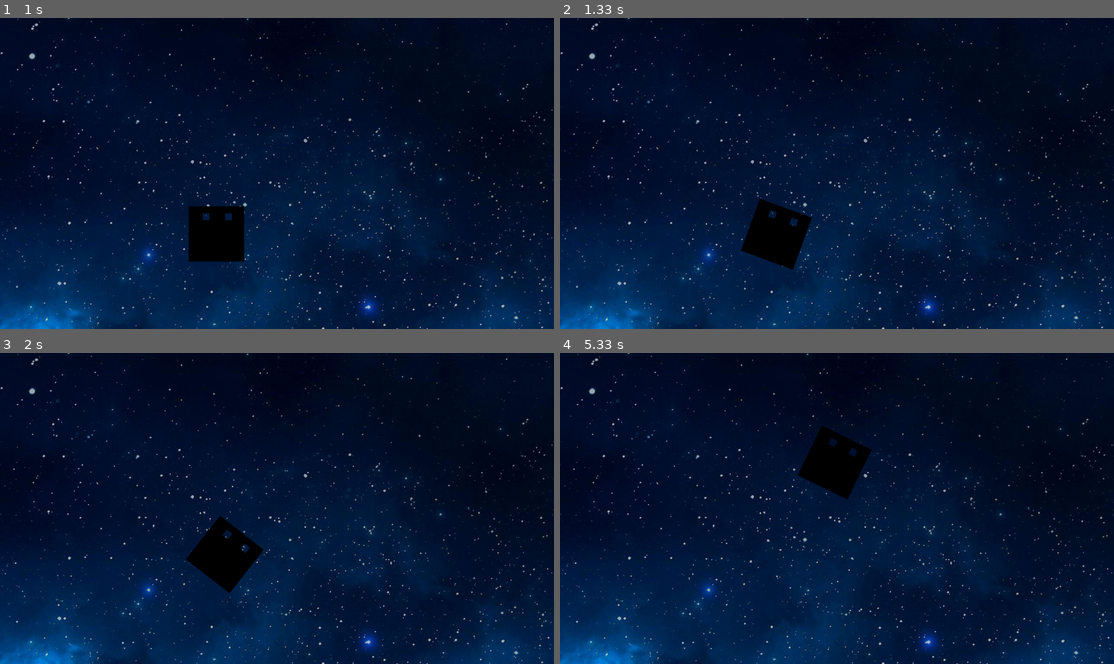
Above: before the commit, frames 1-4 (two rows, left to right).
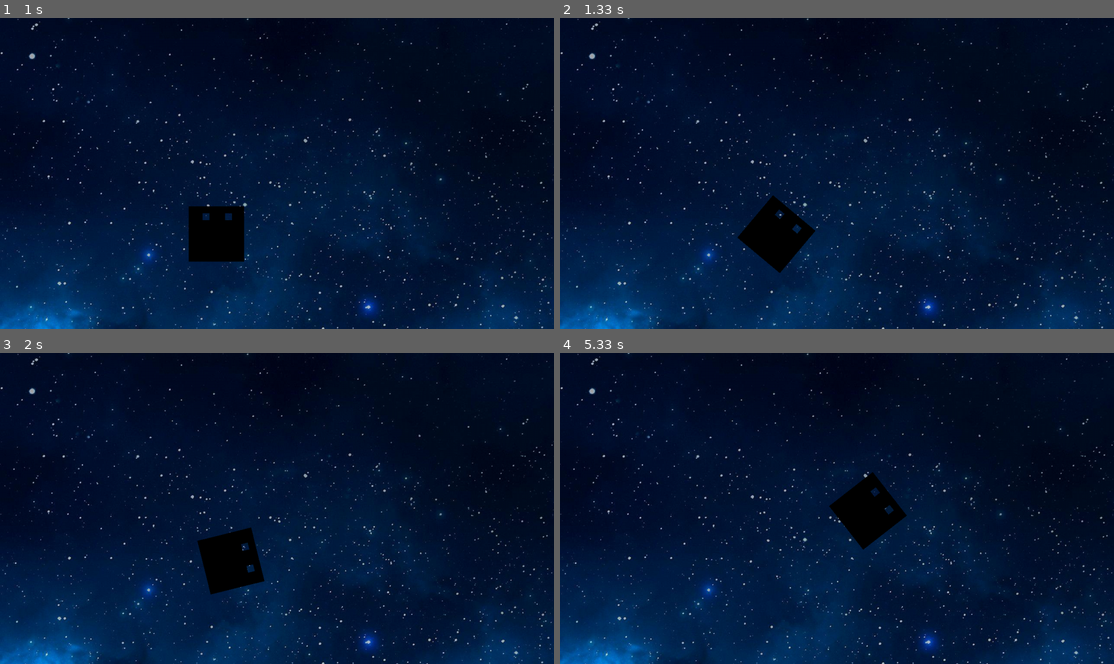
Above: after the commit, the same moments.

Repository: williamjamesj/pygame-project-williamjamesj
Game: pygame game, started from main.py
The game is run twice, just before and just after one commit, with the same random seed, the same clock (stepped at 60 frames per second) and the same inputs.
Inputs (mouse positions are in pixels of both pictures, inside the frame that each line leads up to):
- Up to frame 1 (1 s): click (277, 142) at 0.38 s; click (232, 129) at 0.72 s
- Up to frame 2 (1.33 s): hold Right from 1 s (still down); move the mouse to (1014, 164) at 1.03 s
- Up to frame 3 (2 s): release Right at 1.47 s; hold Up 1.5-1.8 s; hold Right from 1.83 s (still down)
- Up to frame 4 (5.33 s): release Right at 2.3 s; hold Left 2.33-2.87 s; hold Down 2.9-3.2 s; hold Left 3.23-3.63 s; hold Up 3.67-4.03 s; hold Right 4.07-4.7 s; hold Down 4.73-5.1 s; hold Left from 5.13 s (still down)

Frame 1 is identical in both runs. In frame 2, 0.6% of the frame differs, in the area x 32-47%, y 57-83%; in frame 3, 0.8%; in frame 4, 3.4%, in the area x 42-63%, y 23-64%.

Commit message:
max speed now works

Diff:
--- a/gameplay.py
+++ b/gameplay.py
@@ -3,16 +3,21 @@
 import buttons
 import globalvariables as globals
 from spaceship import Spaceship
+import math
 def playGame(level):
     globals.allobjects = pygame.sprite.Group()
     globals.gamestage = "game"
     globals.level = level
     print(level)
     globals.screen.blit(globals.backgroundpicture, (0,0))
-    globals.playerspaceship = Spaceship([500,500],"banana",50,0.1,0)
+    globals.playerspaceship = Spaceship([500,500],"banana",10,0.1,0,2)
     globals.allobjects.add(globals.playerspaceship)
     return
 def updatePlayer(keys):
     globals.screen.blit(globals.backgroundpicture, (0,0))
     globals.playerspaceship.update(keys[pygame.K_UP]==1,keys[pygame.K_DOWN]==1,keys[pygame.K_LEFT]==1,keys[pygame.K_RIGHT]==1)
+    if globals.debug:
+        font = pygame.font.Font('Nougat.ttf', 50)
+        textobject = font.render(f"Speed: {str(math.ceil(globals.playerspaceship.speed))}", True, (255,0,0))
+        globals.screen.blit(textobject, (500,0))
     return
--- a/globalvariables.py
+++ b/globalvariables.py
@@ -9,3 +9,4 @@
 levelobstacles = None
 playerspaceship = None
 allobjects = None
+debug = False # Gives features like fps counter, TEMPORARY
--- a/main.py
+++ b/main.py
@@ -4,6 +4,7 @@
 import globalvariables as globals
 from gameplay import updatePlayer
 import os, sys
+import math
 # Defaults to Fullscreen Resolution
 globals.screen = pygame.display.set_mode((0,0), pygame.FULLSCREEN)
 # Retrieves the size of the fullscreen window, important for properly positioning things on the screen
@@ -42,7 +43,10 @@
             menurendered = False
         elif not globals.gamestage == "levelselect":
             levelrendered = False
-
+    if globals.debug:
+        font = pygame.font.Font('Nougat.ttf', 50)
+        textobject = font.render(str(math.ceil(fpsClock.get_fps())), True, (255,0,0))
+        globals.screen.blit(textobject, (0,0))
     pygame.display.flip()
     fpsClock.tick(FPS)
     #print(fpsClock.get_fps())
--- a/spaceship.py
+++ b/spaceship.py
@@ -7,13 +7,14 @@
         y = math.cos(math.radians(direction))
         return [x,y]
 class Spaceship(pygame.sprite.Sprite):
-    def __init__(self,coords,appearance,maxspeed, acceleration, direction):
+    def __init__(self,coords,appearance,maxspeed, acceleration, direction, turnspeed):
         super().__init__() # Very important
         self.appearance = appearance
         self.originalimage = pygame.image.load("testpic.png")
         self.maxspeed = maxspeed
         self.acceleration = acceleration
         self.direction = direction
+        self.turnspeed = turnspeed
         self.speed = 0
         self.image = pygame.transform.rotate(self.originalimage,direction)
         self.rect = self.image.get_rect(center=coords)
@@ -26,15 +27,15 @@
         if doSlow:
             self.speed += self.acceleration
         if left:
-            self.direction += 1
+            self.direction += self.turnspeed
         if right:
-            self.direction -= 1
+            self.direction -= self.turnspeed
         if self.speed > self.maxspeed:
             self.speed = self.maxspeed
-        print(self.direction)
+        if self.speed < self.maxspeed*-1:
+            self.speed = self.maxspeed*-1
         xy = findxy(self.direction)
         self.x += xy[0]*self.speed
-        print (self.x)
         self.y += xy[1]*self.speed
         self.image = pygame.transform.rotate(self.originalimage,self.direction)
         self.rect = self.image.get_rect(center=(math.floor(self.x),math.floor(self.y)))
